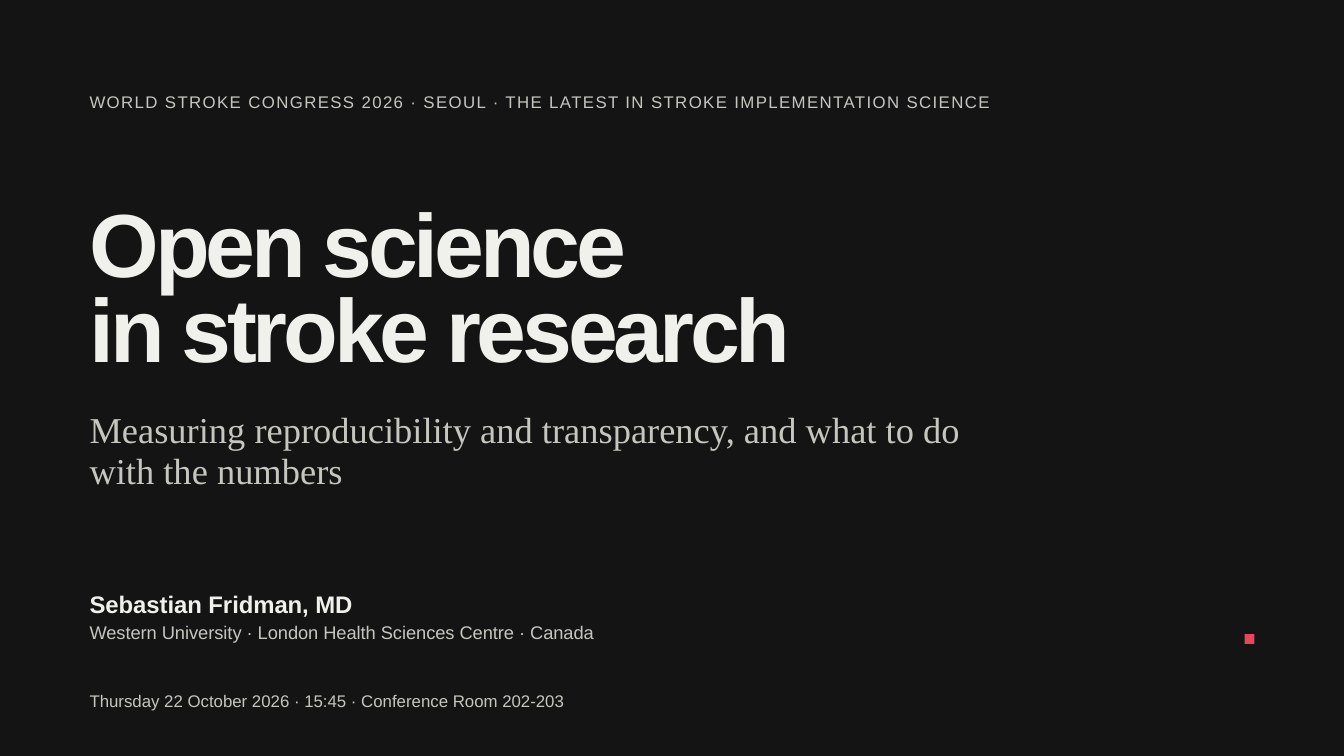
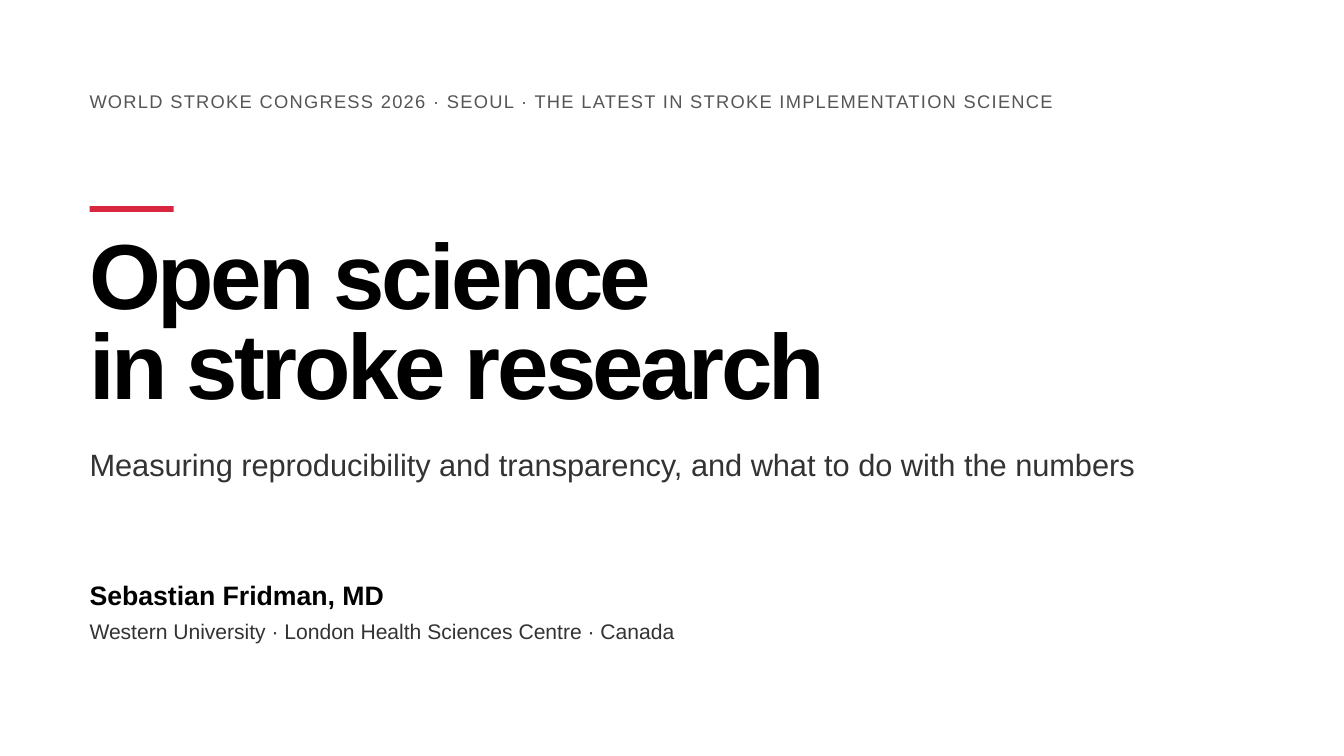
Before and after one commit to Friseeb/stroke_open_science, a slide deck: slide 1 of talk/deck/congress/Fridman_WSC2026_open_science.pptx. Drawn at 1344x756 pixels with LibreOffice and Linux fonts; fonts in the diff are those of the drawing. Boxes give left, top, right and bottom in pixels: in the first picture for what was removed or moved away, otherwise in the second. Text is boxed around its words. In the diff, an @@ line names an element or a change of style, - is before the commit and + after.

```diff
--- a/talk/deck/congress/Fridman_WSC2026_open_science.pptx
+++ b/talk/deck/congress/Fridman_WSC2026_open_science.pptx
@@ background #141414 to #FFFFFF @@
@@ text "WORLD STROKE CONGRESS 2026 · ..." at [90,95,1053,108]: size 9 to 9.8 pt, text colour #C6C6C0 to #555555 @@
@@ rectangle added at [90,206,173,211], fill #D7263D @@
@@ title "Open science in stroke research": place and size @@
-title "Open science in stroke research" at [90,212,790,363]
+title "Open science in stroke research" at [90,242,825,400]
@@ title "Open science in stroke research" at [90,242,825,400]: size 48 to 49.5 pt, text colour #F0F0EC to #000000, letter spacing -2.2 to -1.9 pt; line spacing 45.6pt to 48.5pt @@
@@ text "Measuring reproducibility and transparency, and ...": place and size @@
-text "Measuring reproducibility and transparency, and ..." at [90,417,959,485]
+text "Measuring reproducibility and transparency, and ..." at [90,453,1134,482]
@@ text "Measuring reproducibility and transparency, and ..." at [90,453,1134,482]: size 19.5 to 16.5 pt, font Times New Roman to Arial, text colour #C6C6C0 to #333333; line spacing 22.4pt to 21pt @@
@@ text "Sebastian Fridman, MD": place and size @@
-text "Sebastian Fridman, MD" at [90,595,352,617]
+text "Sebastian Fridman, MD" at [90,585,383,609]
@@ text "Sebastian Fridman, MD" at [90,585,383,609]: size 12.8 to 14.2 pt, text colour #F0F0EC to #000000; line spacing 14.7pt to 18.4pt @@
@@ text "Western University · London Health ..." at [90,623,674,644]: size 9.8 to 11.2 pt, text colour #C6C6C0 to #333333; line spacing 11.2pt to 14.6pt @@
@@ rectangle removed at [1245,634,1254,644] @@
@@ text removed at [90,695,564,711] @@
-Thursday 22 October 2026 · 15:45 · Conference Room 202-203
```
Also in this commit, not shown: 3 other slides changed, 16 slides added, 13 slides removed, 48 other files.
